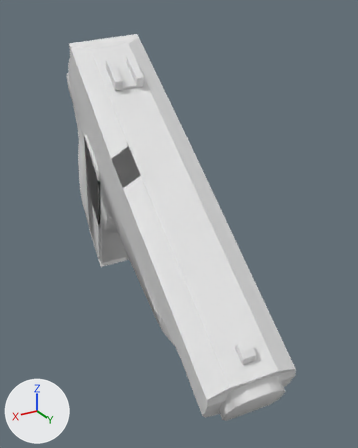
The OBJ model Vertex_Animation_Compiler/Assets/Makarov_Pistol_Draw35.obj: old version first, new version second.
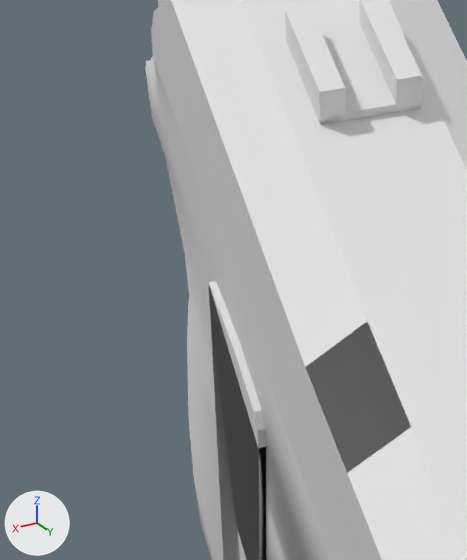
Old and new are each drawn whole from a camera (50 mm lens) standing at (0.3049, 0.3288, -0.1699) and looking at (0.2174, 0.1829, -0.2428) and again close up on the part from 7% to 44% of the width and 13% to 47% of the height. The axes (+X, +Y, +Z) are drawn at lower left. The lights are the same throughout. Where no turn or scale is listed for an object, it has been applied to the vertices.

The first close-up shows 'Magazine_Cube.011', 'Rest_of_the_gun_Sphere', 'Top_Slider_Sphere.001'.
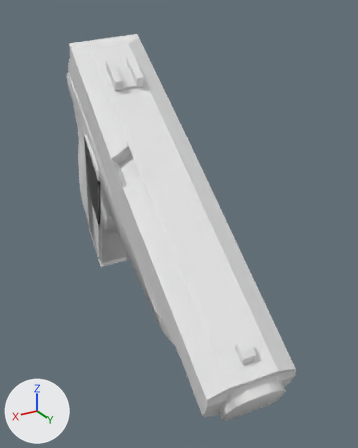
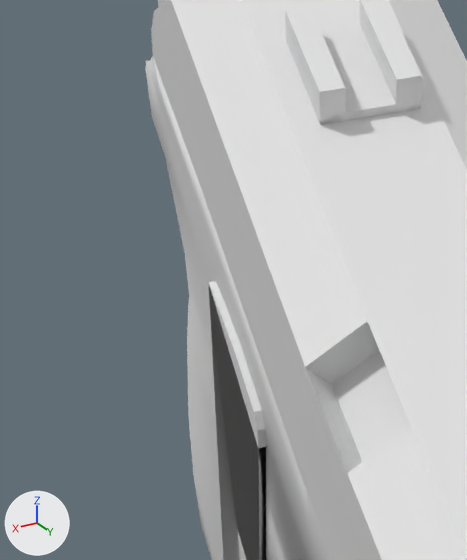
The change in detail:
me_top_slider_sphere_001 is used by ob_top_slider_sphere_001; location (0.0, 0.0, 0.0).
me_top_slider_sphere_001 had 127 vertices, 227 faces and spanned x 0.2129..0.2552, y 0.132..0.2634, z -0.2645..-0.1777.
me_top_slider_sphere_001 now has 131 vertices, 237 faces and spans x 0.2129..0.2552, y 0.132..0.2634, z -0.2645..-0.1777.
Part 1, on me_top_slider_sphere_001:
4 vertices are added at (0.2465, 0.2037, -0.2188), (0.2454, 0.1938, -0.2127), (0.241, 0.1969, -0.2087), (0.2422, 0.2068, -0.2148).
10 new faces join them.

What differs and where, as boxes (x1, y1, x2, y2) in the close-ups (467 x 560 px):
part 1 of me_top_slider_sphere_001, added
    after: (305, 322, 411, 473)
